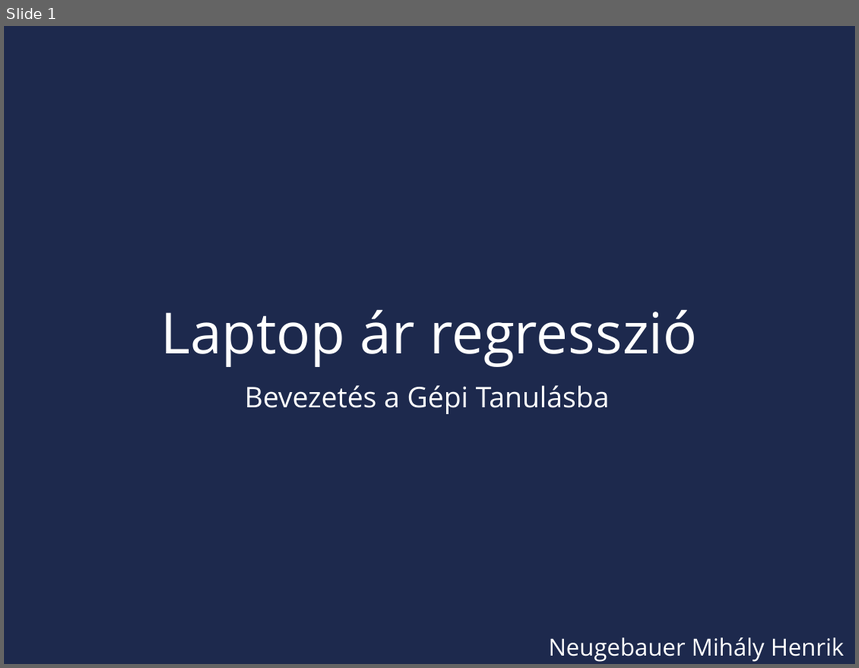
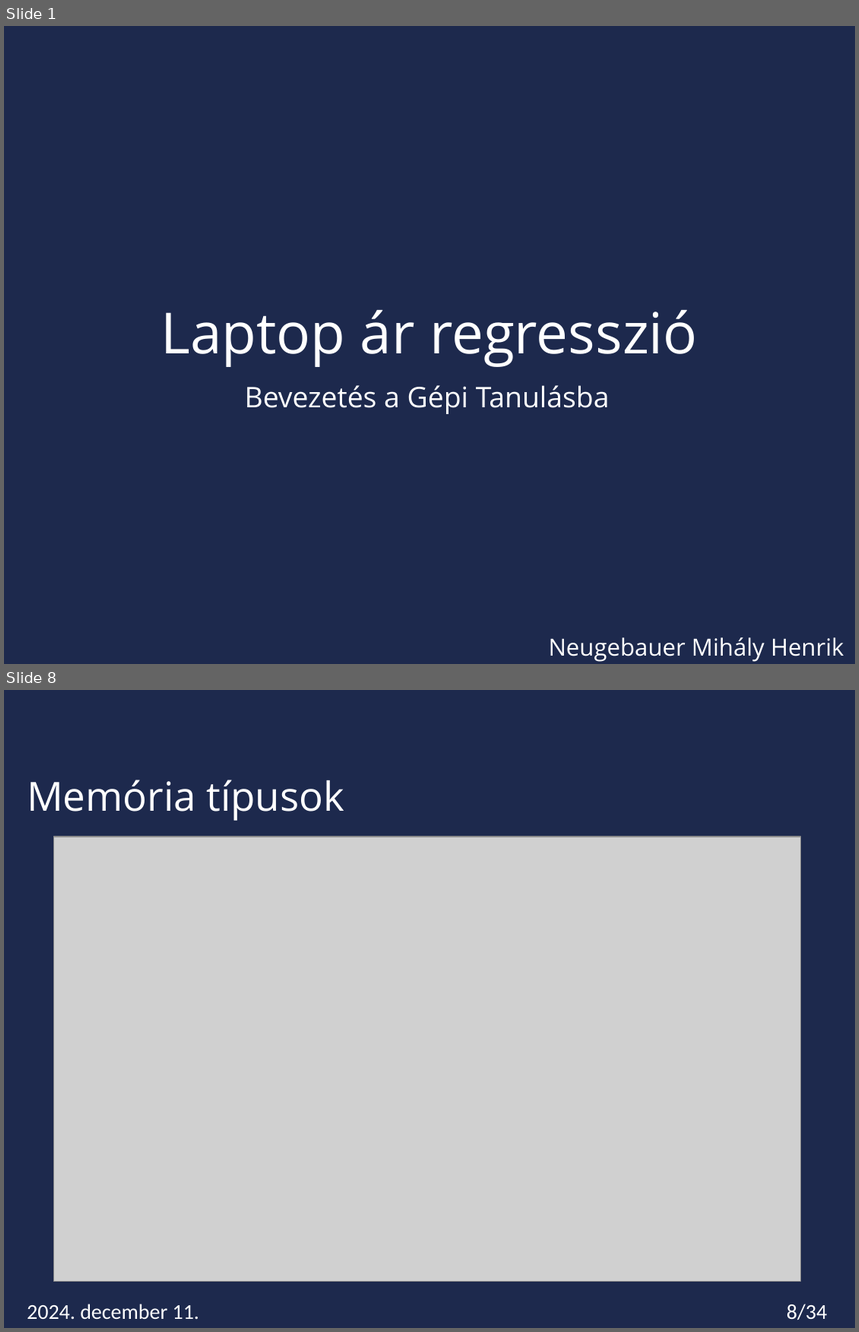
Before and after one commit to Miskota/Kaggle-laptop, a slide deck: laptop_regression.pptx. Shown one above the other, each under a label of ours: slide 1 before the commit, slides 1 and 8 after it; the slides between them are not shown. The pictures are 859x668 and 859x1332 pixels, drawn with LibreOffice and Linux fonts; fonts in the diff are those of the drawing; grey boxes stand for pictures; background and template pictures are left out. Boxes give left, top, right and bottom in pixels: in the first picture for what was removed or moved away, otherwise in the second. Text is boxed around its words. In the diff, an @@ line names an element or a change of style, - is before the commit and + after.

```diff
--- a/laptop_regression.pptx
+++ b/laptop_regression.pptx
@@ slide 8 added at (4, 690, 855, 1328), background #1D294D @@
@@ title added at (27, 780, 344, 821), 34 pt, text #FFFFFF @@
+Memória típusok
@@ picture added at (53, 837, 800, 1281) @@
@@ text added at (27, 1304, 199, 1319), 18 pt, text #FFFFFF @@
+2024. december 11.
@@ page number added at (787, 1304, 827, 1321), 18 pt, text #FFFFFF @@
+8/34
```
Also in this commit, not shown: 11 slides changed, 2 other slides added, 7 other files.
